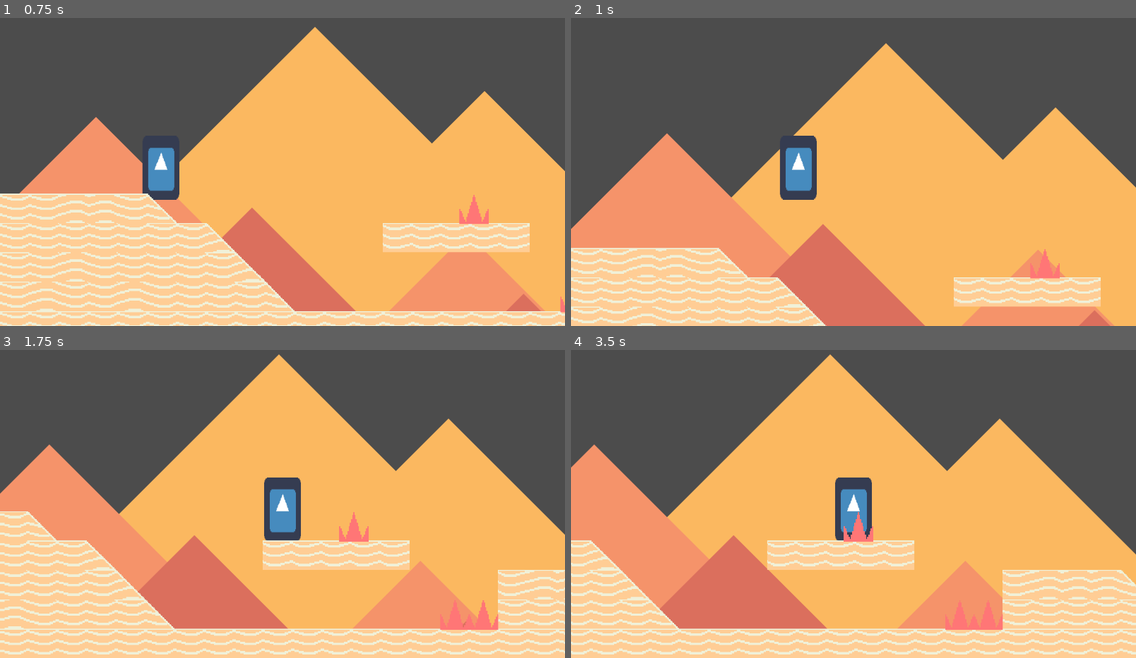
Above: before the commit, frames 1-4 (two rows, left to right).
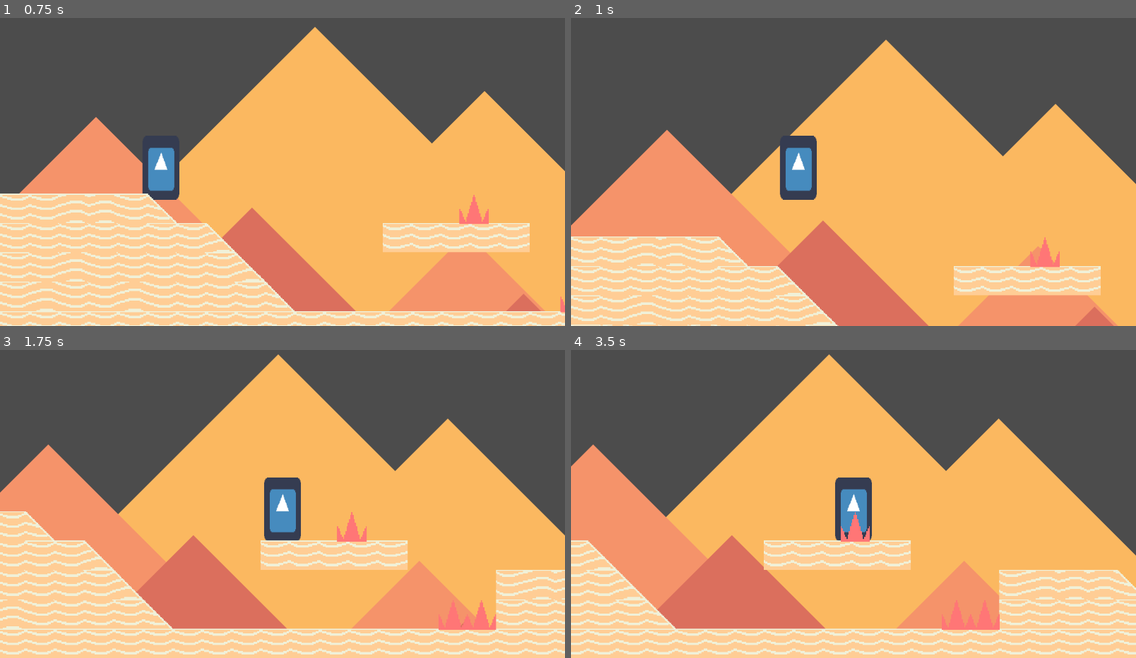
Above: after the commit, the same moments.

Repository: Streamfire/LeapDayPlatformer
Game: Godot game, scene res://internal/scenes/Main.tscn
The game is run twice, just before and just after one commit, with the same random seed, the same clock (stepped at 60 frames per second) and the same inputs. The engine's default icon, where the game draws it, is replaced by a stand-in: a white triangle on a blue panel in a dark square.
Inputs:
- Up to frame 1 (0.75 s): tap Enter at 0.5 s; hold D (Move_Right) from 0.53 s (still down)
- Up to frame 2 (1 s): keep holding D (Move_Right); tap Space (Move_Jump) at 0.77 s
- Up to frame 3 (1.75 s): keep holding D (Move_Right); tap Space (Move_Jump) at 1.52 s
- Up to frame 4 (3.5 s): release D (Move_Right) at 2.03 s; hold A (Move_Left) 2.03-2.78 s; hold D (Move_Right) from 2.78 s (still down); tap Space (Move_Jump) at 3.02 s

Frame 1 is identical in both runs. In frame 2, 10% of the frame differs, in the area x 0-100%, y 7-100%; in frame 3, 3.8%; in frame 4, 5.3%.

Commit message:
gravity ist jetzt außerhalb von physics_process lol

Diff:
--- a/internal/scripts/PlayerController.gd
+++ b/internal/scripts/PlayerController.gd
@@ -5,8 +5,8 @@
 export(float) var Acceleration = 0.2
 export(float) var Deacceleration = 0.7
 #jumping
-export(float) var jumpForce=5
-export(float) var gravity=2000.0
+export(float) var jumpForce=2.0
+export(float) var gravity=2.0
 
 const UP_VECTOR = Vector2(0,-1)
 
@@ -22,12 +22,15 @@
 
 func _process(_delta):
 	#walking
+	inputMotion.x = 0
 	if Input.is_action_pressed("Move_Left"):
 		inputMotion.x= -1
 	elif Input.is_action_pressed("Move_Right"):
 		inputMotion.x= 1
-	else:
-		inputMotion.x=0
+
+	if is_on_ceiling() or is_on_floor():
+		velocity.y = 0
+	velocity.y += gravity
 
 	if Input.is_action_just_pressed("Move_Jump") and is_on_floor():
 		velocity.y = -jumpForce
@@ -35,15 +38,11 @@
 
 
 func _physics_process(delta):
+
 	if inputMotion.x != 0:
 		velocity.x = lerp(velocity.x, inputMotion.x * MoveSpeed, Acceleration)
 	else:
 		velocity.x = lerp(velocity.x, 0, Deacceleration)
 
-
-	velocity.y +=gravity
-	if velocity.y > gravity:
-		velocity.y= gravity
-
 	move_and_slide(velocity*delta, UP_VECTOR)
 	pass
